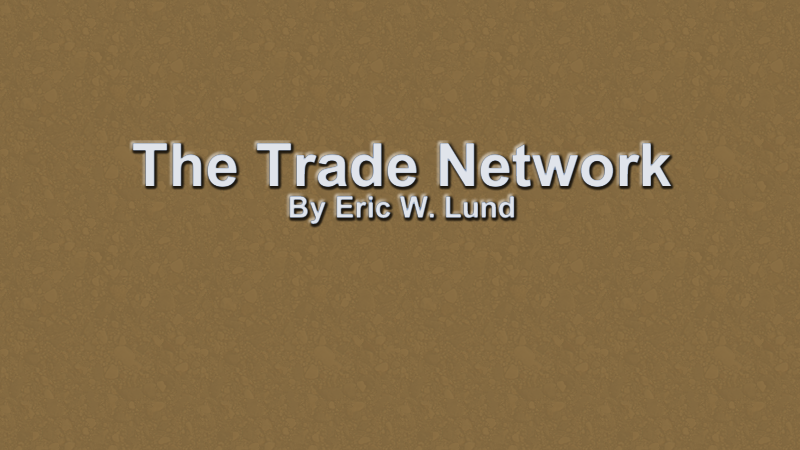
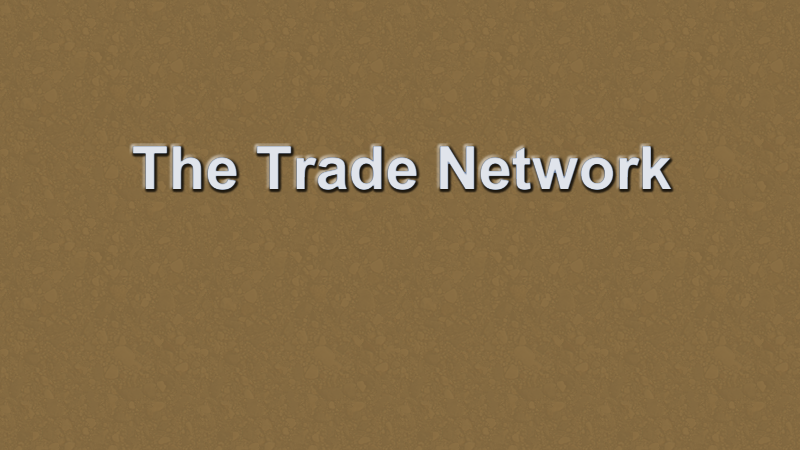
The second w=800, h=450 image is a revision of the first. Changes to its layers:
painted on "Logo" over <box>132,143,672,225</box>
